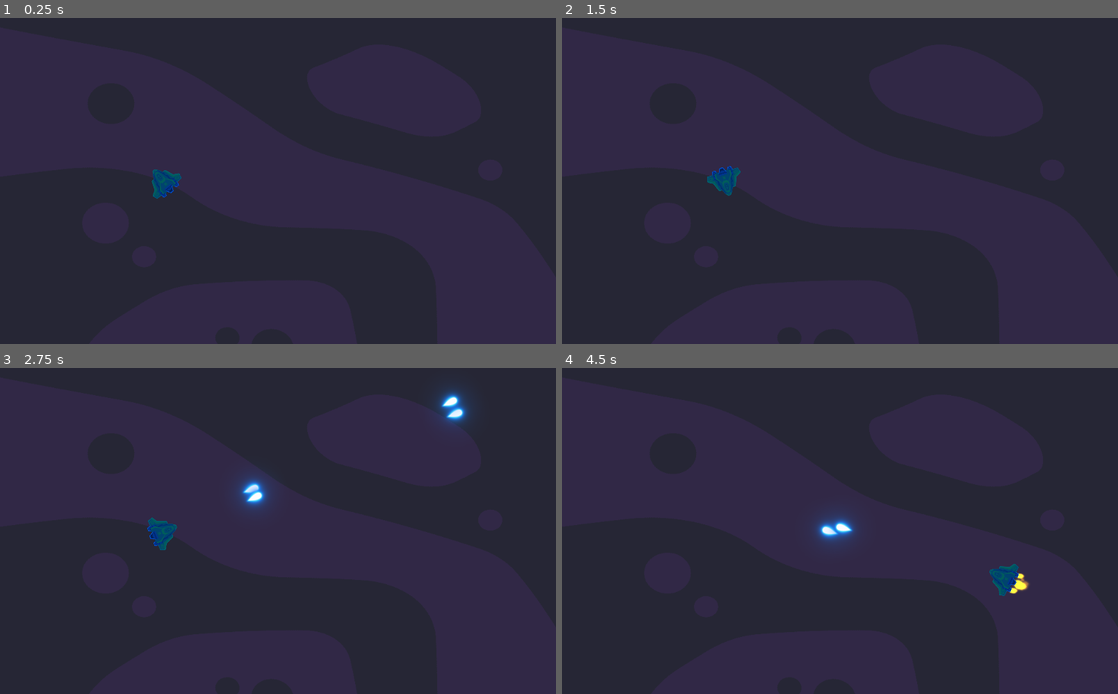
Above: before the commit, frames 1-4 (two rows, left to right).
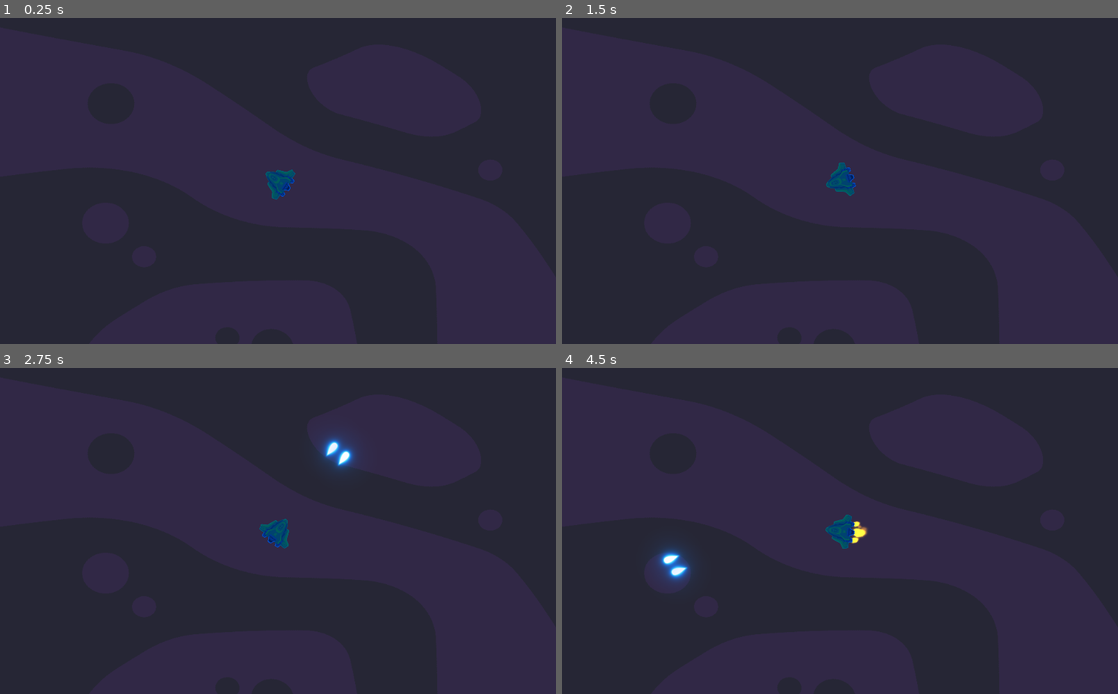
Above: after the commit, the same moments.

Repository: vickraz/godot-space-shooter-
Game: Godot game, scene res://Scenes/World.tscn
Same seed, same stepped clock (60 frames per second), same inputs: the game is played once before the commit and once after it.
Inputs (mouse positions are in pixels of both pictures, inside the frame that each line leads up to):
- Up to frame 1 (0.25 s): no input
- Up to frame 2 (1.5 s): move the mouse to (962, 164) at 0.52 s; hold D (move_right) 0.53-1.28 s; tap Space (boost) at 0.6 s; tap Enter at 1.25 s; move the mouse to (728, 197) at 1.27 s; hold S (move_down) from 1.28 s (still down); tap W (move) at 1.35 s
- Up to frame 3 (2.75 s): tap Space (boost) at 2 s; move the mouse to (333, 459) at 2.02 s; release S (move_down) at 2.03 s; press the mouse at (333, 459) at 2.03 s; hold D (move_right) from 2.03 s (still down)
- Up to frame 4 (4.5 s): move the mouse to (812, 596) at 2.77 s; release the mouse at (812, 596) at 2.78 s; tap Space (boost) at 2.85 s; tap Enter at 3.5 s; move the mouse to (1006, 579) at 3.52 s; release D (move_right) at 3.53 s; hold W (move) 3.53-4.28 s; hold A (move_left) from 3.53 s (still down); move the mouse to (673, 482) at 4.27 s; click (673, 482) at 4.35 s

The runs differ from the first frame. In frame 1, 0.6% of the frame differs, in the area x 27-54%, y 46-56%; in frame 2, 0.6%; in frame 3, 2.2%, in the area x 26-85%, y 6-56%; in frame 4, 1.6%.

Commit message:
Lektion: 5 bulletexplosion klar

Diff:
--- a/space shooter/Scenes/Bullet.tscn
+++ b/space shooter/Scenes/Bullet.tscn
@@ -7,7 +7,9 @@
 radius = 7.0
 height = 14.0
 
-[node name="Bullet" type="Area2D"]
+[node name="Bullet" type="Area2D" groups=["Bullet"]]
+collision_layer = 4
+collision_mask = 6
 script = ExtResource( 2 )
 
 [node name="Sprite" type="Sprite" parent="."]
@@ -19,4 +21,5 @@
 
 [node name="LifeTimer" type="Timer" parent="."]
 
+[connection signal="area_entered" from="." to="." method="_on_Bullet_area_entered"]
 [connection signal="timeout" from="LifeTimer" to="." method="_on_LifeTimer_timeout"]
--- a/space shooter/Scenes/BulletExplosion.tscn
+++ b/space shooter/Scenes/BulletExplosion.tscn
@@ -1,6 +1,7 @@
-[gd_scene load_steps=6 format=2]
+[gd_scene load_steps=7 format=2]
 
 [ext_resource path="res://Effects/explosionflame.png" type="Texture" id=1]
+[ext_resource path="res://Scripts/BulletExplosion.gd" type="Script" id=2]
 
 [sub_resource type="CanvasItemMaterial" id=1]
 blend_mode = 1
@@ -19,7 +20,9 @@
 [node name="BulletExplosion" type="CPUParticles2D"]
 material = SubResource( 1 )
 position = Vector2( 0.5, 0.5 )
+emitting = false
 amount = 32
+one_shot = true
 explosiveness = 0.75
 randomness = 0.2
 lifetime_randomness = 0.2
@@ -34,3 +37,4 @@
 scale_amount = 0.5
 scale_amount_curve = SubResource( 8 )
 color_ramp = SubResource( 7 )
+script = ExtResource( 2 )
--- a/space shooter/Scenes/MainShip.tscn
+++ b/space shooter/Scenes/MainShip.tscn
@@ -5,6 +5,7 @@
 [ext_resource path="res://Scenes/ThrusterFlame.tscn" type="PackedScene" id=4]
 
 [node name="MainShip" type="KinematicBody2D"]
+collision_mask = 10
 script = ExtResource( 2 )
 
 [node name="Sprite" type="Sprite" parent="."]
@@ -31,17 +32,20 @@
 [node name="ThrusterFlame" parent="." instance=ExtResource( 4 )]
 show_behind_parent = true
 position = Vector2( -30, 0 )
-scale = Vector2( 0.4, 0.4 )
+scale = Vector2( 0.25, 0.25 )
 
 [node name="ThrusterFlame2" parent="." instance=ExtResource( 4 )]
 show_behind_parent = true
 position = Vector2( -25, 15 )
-scale = Vector2( 0.25, 0.25 )
+scale = Vector2( 0.15, 0.15 )
 
 [node name="ThrusterFlame3" parent="." instance=ExtResource( 4 )]
 show_behind_parent = true
 position = Vector2( -25, -15 )
-scale = Vector2( 0.25, 0.25 )
+scale = Vector2( 0.15, 0.15 )
+
+[node name="MainCamera" type="Camera2D" parent="."]
+current = true
 
 [connection signal="timeout" from="BoostTimer" to="." method="_on_BoostTimer_timeout"]
 [connection signal="timeout" from="ShootTimer" to="." method="_on_ShootTimer_timeout"]
--- a/space shooter/Scripts/Bullet.gd
+++ b/space shooter/Scripts/Bullet.gd
@@ -1,6 +1,8 @@
 extends Area2D
 
 const VELOCITY = 2000
+
+var bullet_explosion_scene = preload("res://Scenes/BulletExplosion.tscn")
 
 #Kommer ändras från MainShip då Bullets instansieras
 var direction := Vector2.ZERO
@@ -24,3 +26,12 @@
 #Anropas automatiskt av spelmotorn
 func _on_LifeTimer_timeout() -> void:
 	queue_free()
+
+
+func _on_Bullet_area_entered(area: Area2D) -> void:
+	if area.is_in_group("Bullet"):
+		var explosion_instance = bullet_explosion_scene.instance()
+		explosion_instance.global_position = global_position
+		explosion_instance.emitting = true
+		get_tree().get_root().add_child(explosion_instance)
+		queue_free()
--- /dev/null
+++ b/space shooter/Scripts/BulletExplosion.gd
@@ -0,0 +1,6 @@
+extends CPUParticles2D
+
+
+func _process(delta: float) -> void:
+	if emitting == false:
+		queue_free()
--- a/space shooter/Scripts/MainShip.gd
+++ b/space shooter/Scripts/MainShip.gd
@@ -59,13 +59,15 @@
 
 	var bullet_instance = bullet_scene.instance()
 	bullet_instance.global_position = $Bulletspawn.global_position
-	bullet_instance.set_direction($Bulletspawn.global_position, get_global_mouse_position())
+	bullet_instance.set_direction($Bulletspawn.global_position,
+	get_global_mouse_position() + direction.rotated(rotation) * 1000)
 
 	get_tree().get_root().add_child(bullet_instance)
 
 	var bullet_instance2 = bullet_scene.instance()
 	bullet_instance2.global_position = $Bulletspawn2.global_position
-	bullet_instance2.set_direction($Bulletspawn2.global_position, get_global_mouse_position())
+	bullet_instance2.set_direction($Bulletspawn2.global_position,
+	get_global_mouse_position() + direction.rotated(rotation) * 1000)
 
 	get_tree().get_root().add_child(bullet_instance2)
 
--- a/space shooter/project.godot
+++ b/space shooter/project.godot
@@ -56,6 +56,13 @@
  ]
 }
 
+[layer_names]
+
+2d_physics/layer_1="player"
+2d_physics/layer_2="enemy"
+2d_physics/layer_3="player_weapon"
+2d_physics/layer_4="pickups"
+
 [physics]
 
 common/enable_pause_aware_picking=true
Not shown, changed: space shooter/.DS_Store
Not shown, added: space shooter/Backgrounds/.DS_Store
